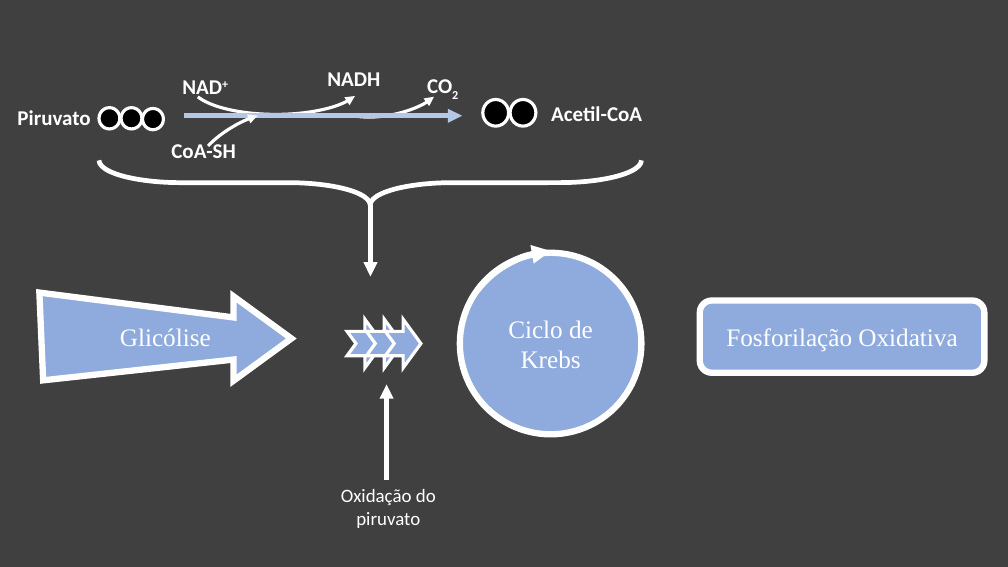
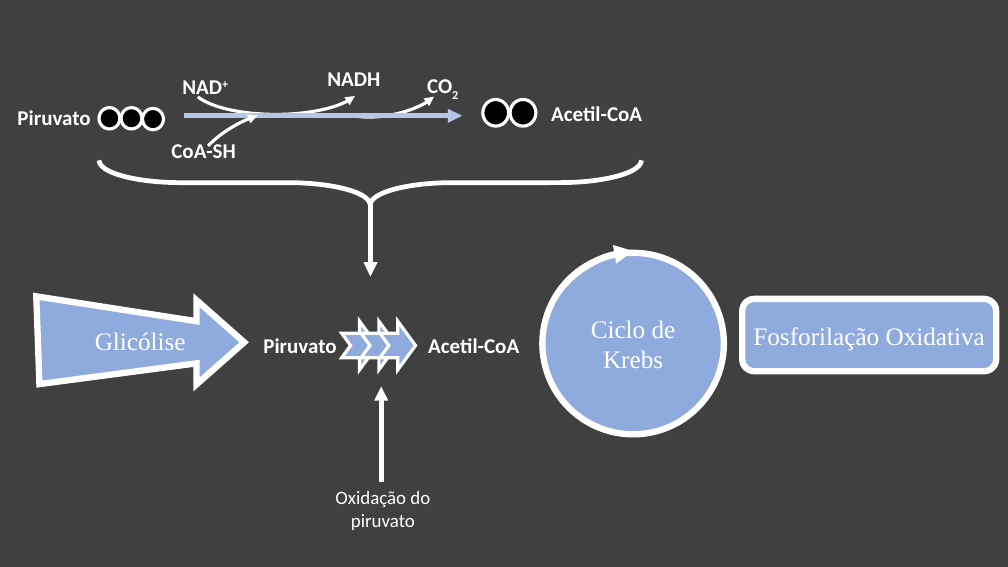
Before and after one commit to daniloasdotcom/Bioquimica-com-Danilo, a slide deck: slide 18 of static/aulas/ciclo_de_krebs.pptx (slide 12 before the commit). Drawn at 1008x567 pixels with LibreOffice and Linux fonts; fonts in the diff are those of the drawing. Boxes give left, top, right and bottom in pixels: in the first picture for what was removed or moved away, otherwise in the second. Text is boxed around its words. In the diff, an @@ line names an element or a change of style, - is before the commit and + after.

```diff
--- a/static/aulas/ciclo_de_krebs.pptx
+++ b/static/aulas/ciclo_de_krebs.pptx
@@ ellipse "Ciclo de Krebs": place and size @@
-ellipse "Ciclo de Krebs" at [460,253,641,434]
+ellipse "Ciclo de Krebs" at [542,253,724,434]
@@ arc (boxed as its full ellipse): place and size @@
-arc (boxed as its full ellipse) at [460,251,661,433]
+arc (boxed as its full ellipse) at [542,251,743,433]
@@ freeform shape "Glicólise": place and size @@
-freeform shape "Glicólise" at [39,293,291,381]
+freeform shape "Glicólise" at [36,296,244,385]
@@ rounded rectangle "Fosforilação Oxidativa": place and size @@
-rounded rectangle "Fosforilação Oxidativa" at [700,300,985,373]
+rounded rectangle "Fosforilação Oxidativa" at [743,299,997,371]
@@ text added at [263,338,336,353], 20 pt, text #FFFFFF, bold @@
+Piruvato
@@ text added at [428,338,519,353], 20 pt, text #FFFFFF, bold @@
+Acetil-CoA
@@ 3 notched right arrows, 1 text, 1 arrow: place and size @@
-3 notched right arrows, 1 text, 1 arrow at [341,319,436,528]
+3 notched right arrows, 1 text, 1 arrow at [335,321,430,530]
```
Also in this commit, not shown: 9 other slides changed, 11 slides added, 2 slides removed, 25 other files.
